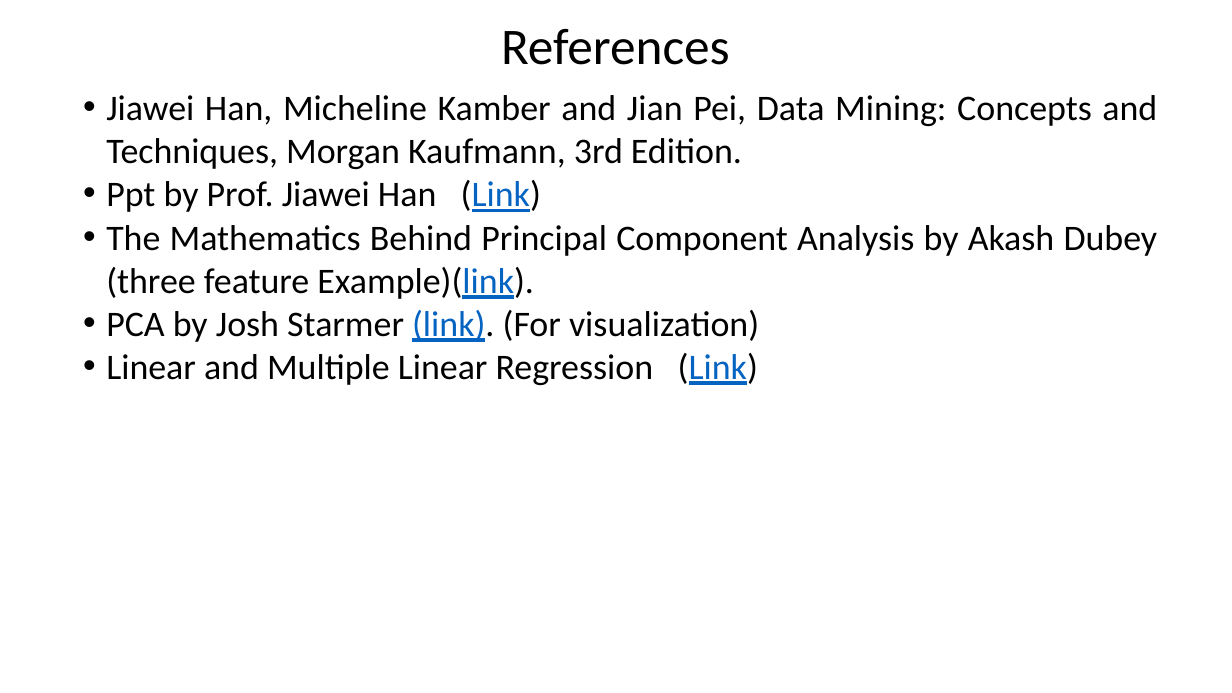
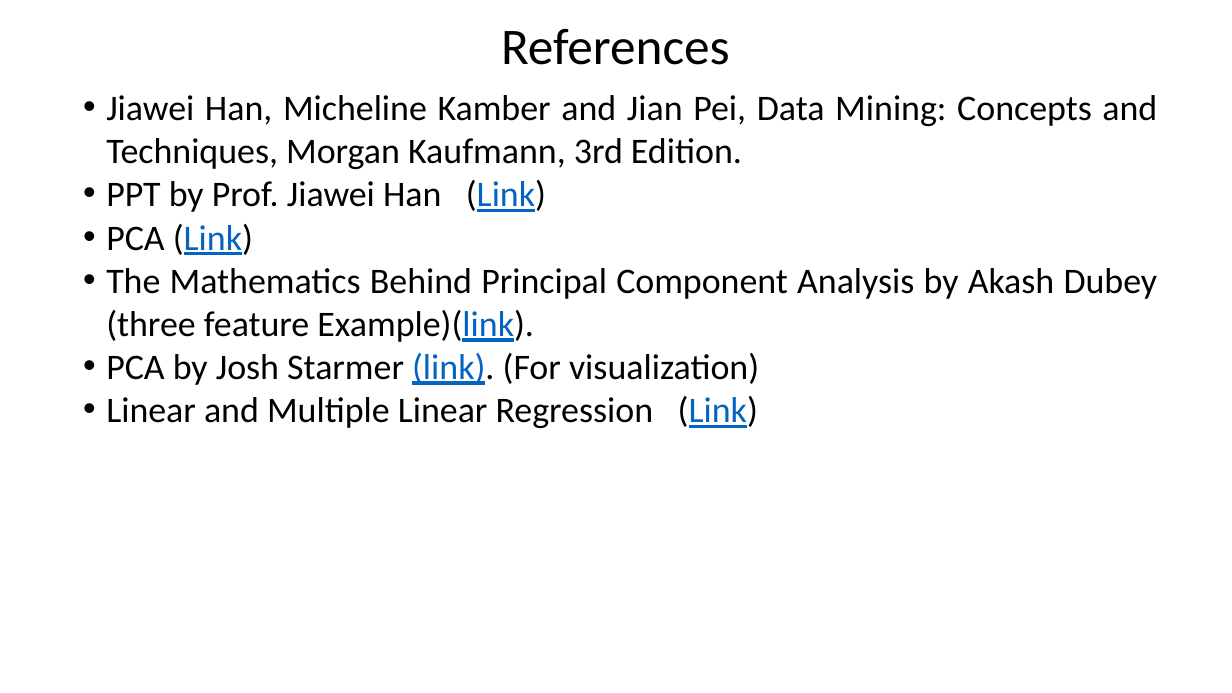
Before and after one commit to Gaurav-88074/MCA, a slide deck: slide 113 of SEM1/DATA MINING/3. Data Preprocessing (1).pptx. Drawn at 1232x693 pixels with LibreOffice and Linux fonts; fonts in the diff are those of the drawing. Boxes give left, top, right and bottom in pixels: in the first picture for what was removed or moved away, otherwise in the second. Text is boxed around its words. In the diff, an @@ line names an element or a change of style, - is before the commit and + after.

```diff
--- a/SEM1/DATA MINING/3. Data Preprocessing (1).pptx
+++ b/SEM1/DATA MINING/3. Data Preprocessing (1).pptx
@@ text at bbox=[106, 180, 546, 255]: text changed @@
-• Ppt by Prof. Jiawei Han (Link)
+• PPT by Prof. Jiawei Han (Link)
+• PCA (Link)
```
Also in this commit, not shown: 19 other slides changed, 1 slide added, 1 slide removed, 18 other files.
